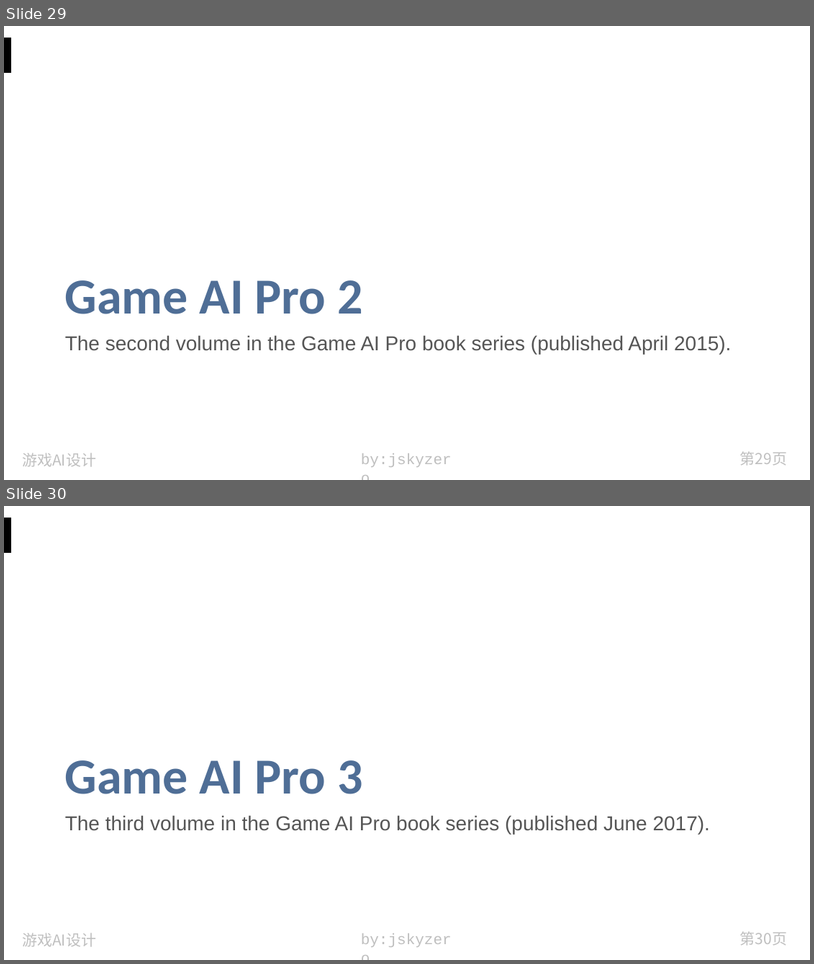
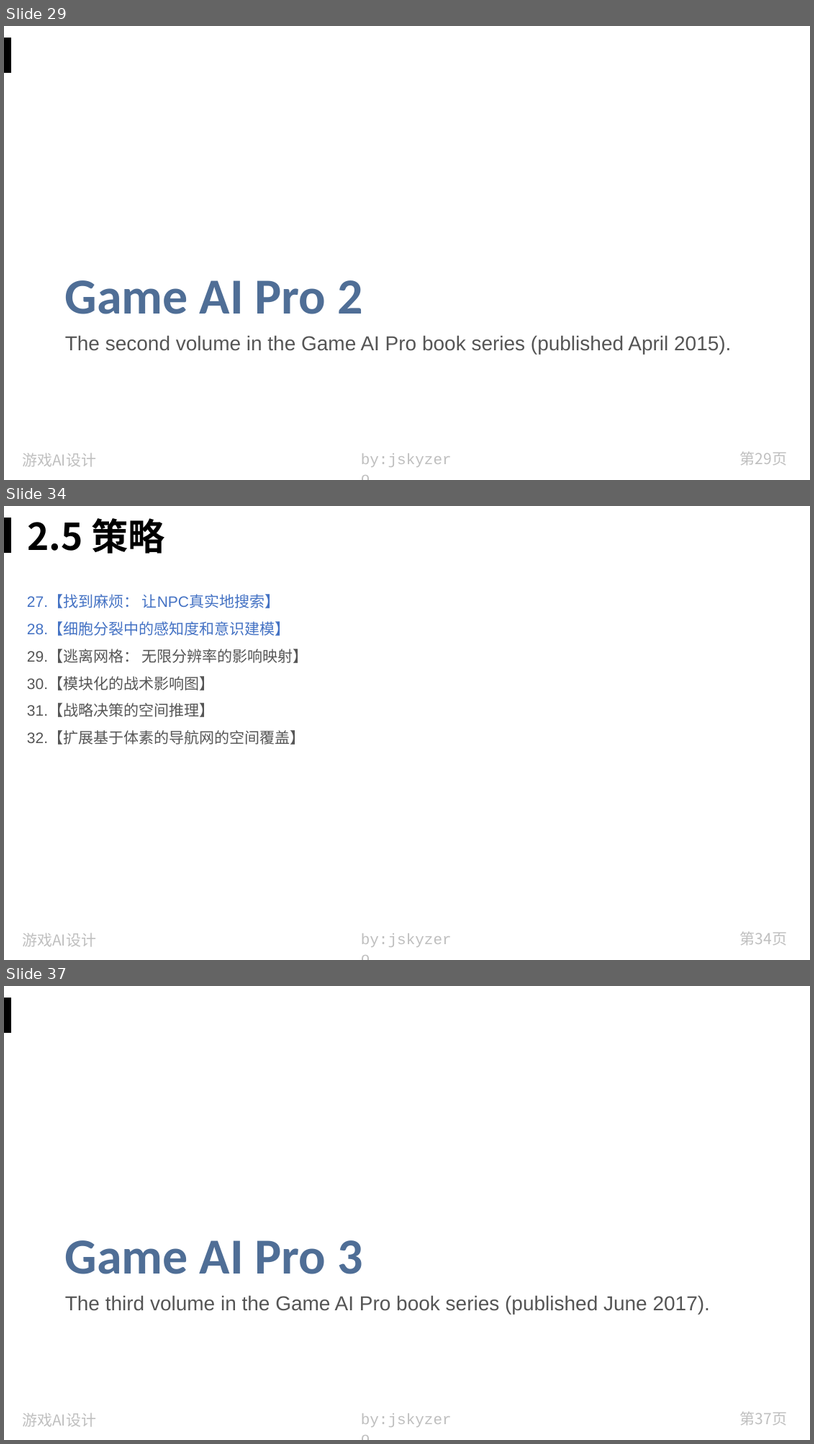
Before and after one commit to jskyzero/design.jskyzero.com, a slide deck: assets/img/skill/GameAIPro/Game AI Pro.pptx. Shown one above the other, each under a label of ours: slides 29 and 30 before the commit, slides 29, 34 and 37 after it; the slides between them are not shown. The pictures are 814x964 and 814x1444 pixels, drawn with LibreOffice and Linux fonts; fonts in the diff are those of the drawing. Boxes give left, top, right and bottom in pixels: in the first picture for what was removed or moved away, otherwise in the second. Text is boxed around its words. In the diff, an @@ line names an element or a change of style, - is before the commit and + after.

```diff
--- a/assets/img/skill/GameAIPro/Game AI Pro.pptx
+++ b/assets/img/skill/GameAIPro/Game AI Pro.pptx
@@ slide 34 added at <box>4,506,810,960</box>, background #FFFFFF; not listed: 4 template elements that a slide beside it also shows @@
@@ title added at <box>27,518,165,554</box>, 44 pt, text #000000, bold @@
+2.5 策略
@@ text added at <box>27,594,309,744</box>, 18 pt, text #555555 @@
+27.【找到麻烦： 让NPC真实地搜索】
+28.【细胞分裂中的感知度和意识建模】
+29.【逃离网格： 无限分辨率的影响映射】
+30.【模块化的战术影响图】
+31.【战略决策的空间推理】
+32.【扩展基于体素的导航网的空间覆盖】
@@ what was slide 30 is now slide 37 @@
@@ page number at <box>741,1412,787,1425</box>: text changed @@
-第30页
+第37页
```
Also in this commit, not shown: 7 slides changed, 13 other slides added, 1 slide removed, 32 other files.
